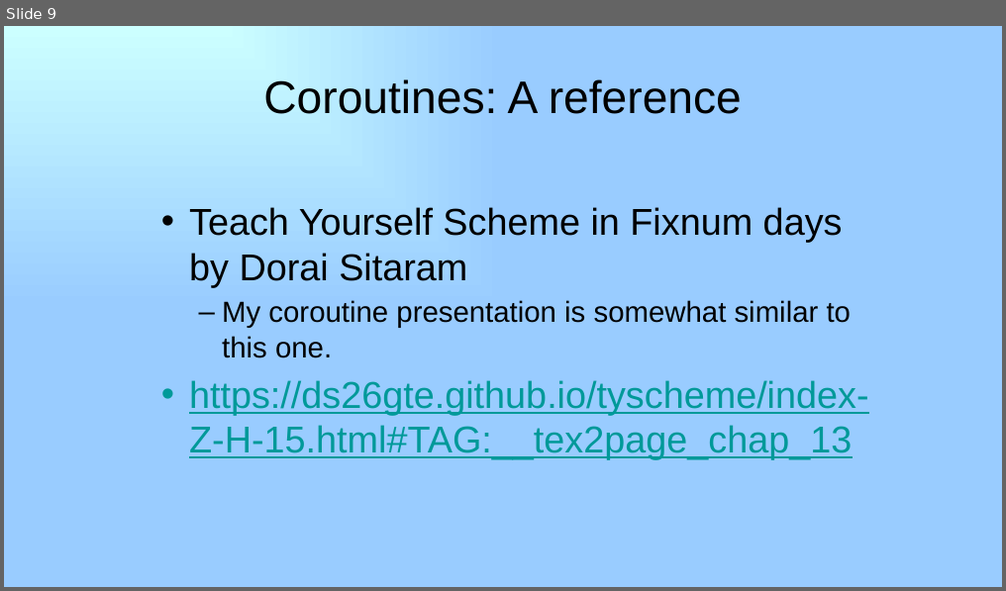
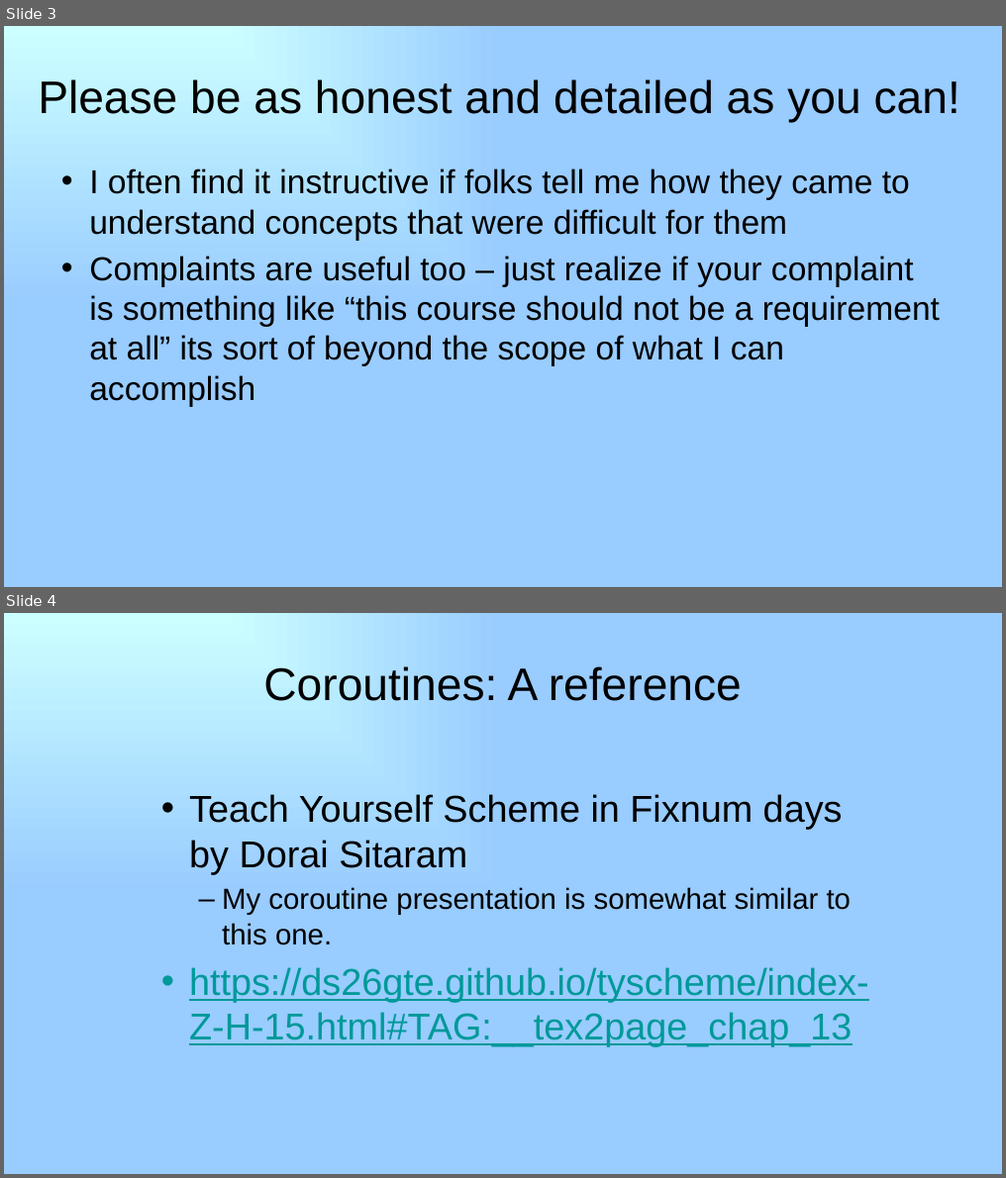
Before and after one commit to RHIT-CSSE/csse304, a slide deck: ClassMaterials/RefParamsCorountines/37_refParams_coroutines.pptx. Shown one above the other, each under a label of ours: slide 9 before the commit, slides 3 and 4 after it. The pictures are 1006x591 and 1006x1178 pixels, drawn with LibreOffice and Linux fonts; fonts in the diff are those of the drawing. Boxes give left, top, right and bottom in pixels: in the first picture for what was removed or moved away, otherwise in the second. Text is boxed around its words. In the diff, an @@ line names an element or a change of style, - is before the commit and + after.

```diff
--- a/ClassMaterials/RefParamsCorountines/37_refParams_coroutines.pptx
+++ b/ClassMaterials/RefParamsCorountines/37_refParams_coroutines.pptx
@@ slide 3 added at [4, 26, 1002, 587], background gradient #CCFFFF to #99CCFF @@
@@ title added at [38, 79, 960, 123], 44 pt, text #000000 @@
+Please be as honest and detailed as you can!
@@ text added at [89, 169, 940, 407], 32 pt, text #000000 @@
+• I often find it instructive if folks tell me how they came to understand concepts that were difficult for them
+• Complaints are useful too – just realize if your complaint is something like “this course should not be a requirement at all” its sort of beyond the scope of what I can accomplish
@@ what was slide 9 is now slide 4 @@
```
Also in this commit, not shown: 1 slide changed, 1 other slide added, 3 other files.
